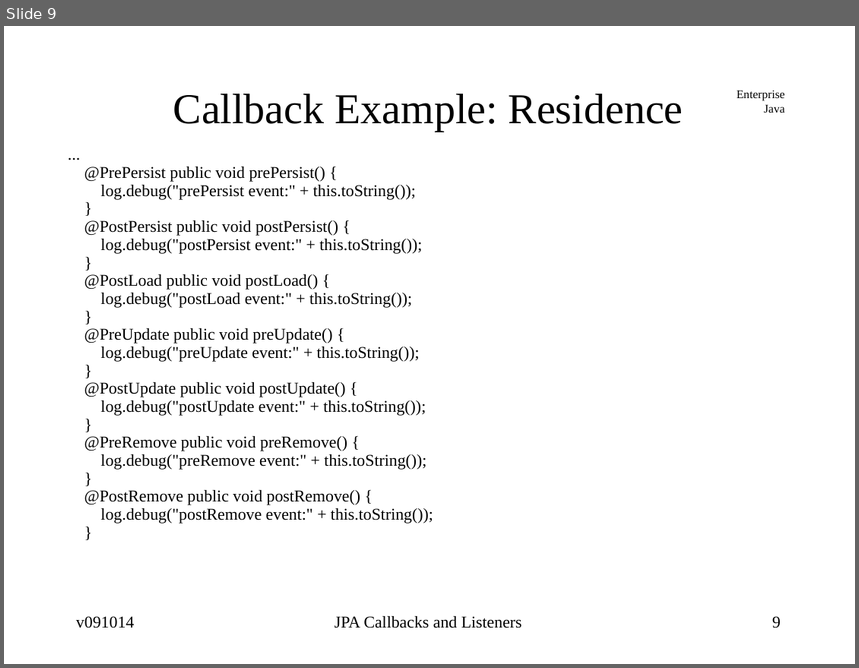
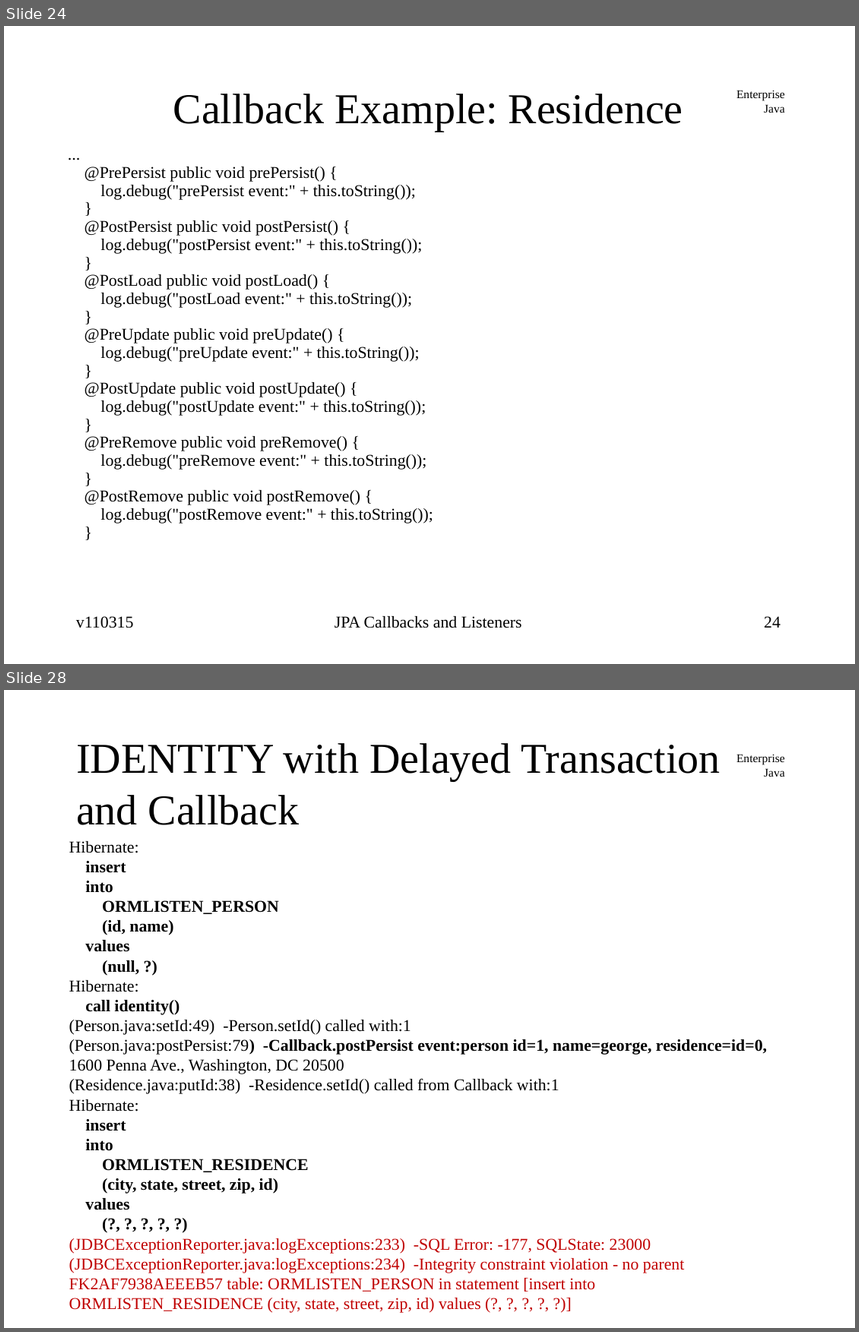
Before and after one commit to jcstaff/ejava-javaee, a slide deck: ormListeners/src/site/resources/lectures/ormListeners.ppt. Shown one above the other, each under a label of ours: slide 9 before the commit, slides 24 and 28 after it; the slides between them are not shown. The pictures are 859x668 and 859x1332 pixels, drawn with LibreOffice and Linux fonts; fonts in the diff are those of the drawing. Boxes give left, top, right and bottom in pixels: in the first picture for what was removed or moved away, otherwise in the second. Text is boxed around its words. In the diff, an @@ line names an element or a change of style, - is before the commit and + after.

```diff
--- a/ormListeners/src/site/resources/lectures/ormListeners.ppt
+++ b/ormListeners/src/site/resources/lectures/ormListeners.ppt
@@ slide 28 added at (4,690,855,1328), background #FFFFFF; not listed: 1 template element that a slide beside it also shows @@
@@ title added at (76,743,721,825), 36 pt, text #000000 @@
+IDENTITY with Delayed Transaction and Callback
@@ text added at (69,841,767,1313), 14 pt, text #000000 @@
+Hibernate:
+insert
+into
+ORMLISTEN_PERSON
+(id, name)
+values
+(null, ?)
+Hibernate:
+call identity()
+(Person.java:setId:49) -Person.setId() called with:1
+(Person.java:postPersist:79) -Callback.postPersist event:person id=1, name=george, residence=id=0, 1600 Penna Ave., Washington, DC 20500
+(Residence.java:putId:38) -Residence.setId() called from Callback with:1
+Hibernate:
+insert
+into
+ORMLISTEN_RESIDENCE
+(city, state, street, zip, id)
+values
+(?, ?, ?, ?, ?)
+(JDBCExceptionReporter.java:logExceptions:233) -SQL Error: -177, SQLState: 23000
+(JDBCExceptionReporter.java:logExceptions:234) -Integrity constraint violation - no parent FK2AF7938AEEEB57 table: ORMLISTEN_PERSON in statement [insert into ORMLISTEN_RESIDENCE (city, state, street, zip, id) values (?, ?, ?, ?, ?)]
@@ what was slide 9 is now slide 24 @@
@@ slide 24 changed as well @@
@@ text at (76,617,134,629): text changed @@
-v091014
+v110315
@@ page number at (764,617,781,628): text changed @@
-9
+24
```
Also in this commit, not shown: 21 other slides changed, 14 other slides added, 18 other files.
